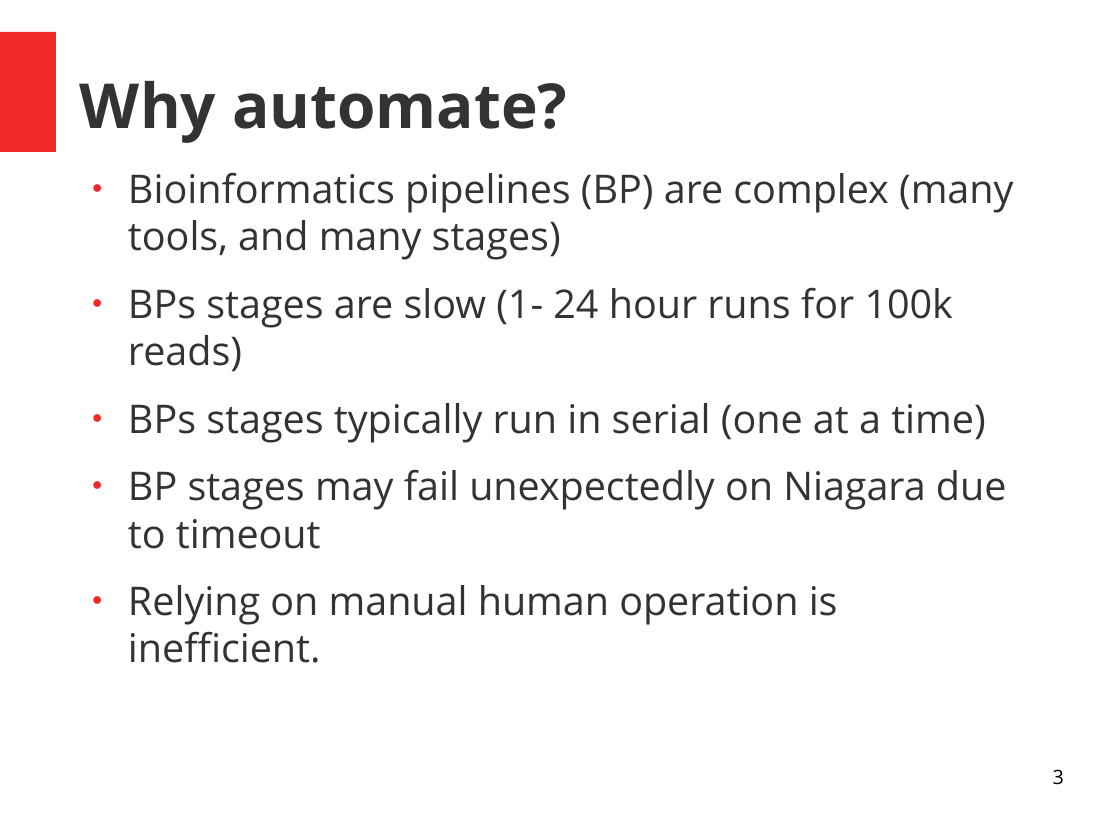
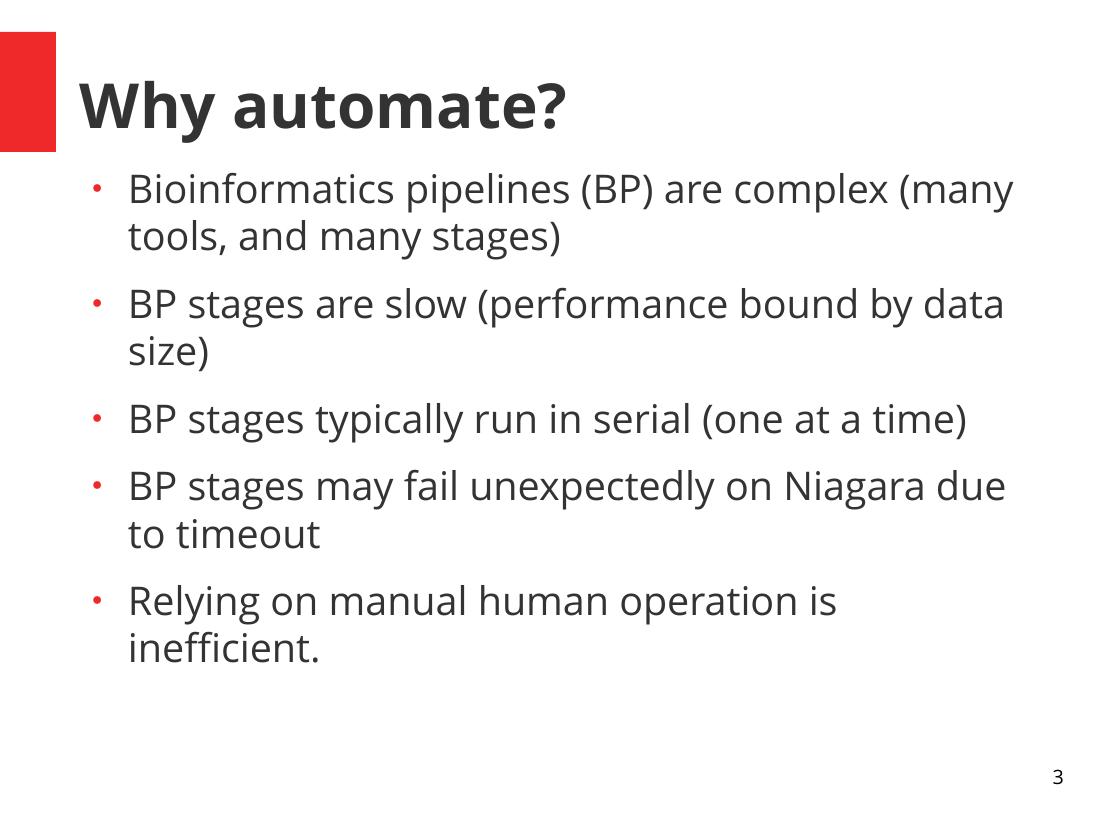
Before and after one commit to billytaj/parkinson_int_meta_pipe, a slide deck: slide 3 of Documentation/mbd_quick_2.odp. Drawn at 1120x840 pixels with LibreOffice and Linux fonts; fonts in the diff are those of the drawing. Boxes give left, top, right and bottom in pixels: in the first picture for what was removed or moved away, otherwise in the second. Text is boxed around its words. In the diff, an @@ line names an element or a change of style, - is before the commit and + after.

```diff
--- a/Documentation/mbd_quick_2.odp
+++ b/Documentation/mbd_quick_2.odp
@@ text at [128,287,1005,443]: text changed @@
-● BPs stages are slow (1- 24 hour runs for 100k reads)
-● BPs stages typically run in serial (one at a time)
+● BP stages are slow (performance bound by data size)
+● BP stages typically run in serial (one at a time)
```
Also in this commit, not shown: 5 other slides changed, 2 other files.
